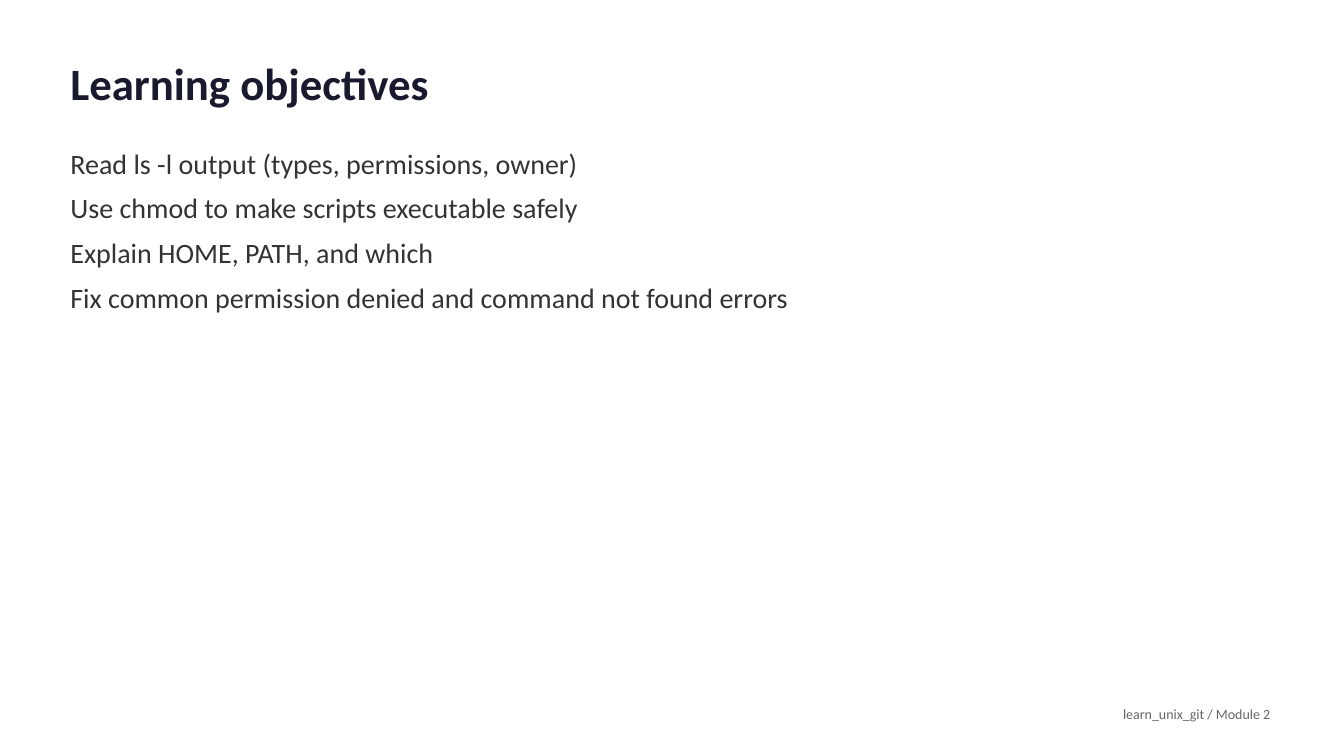
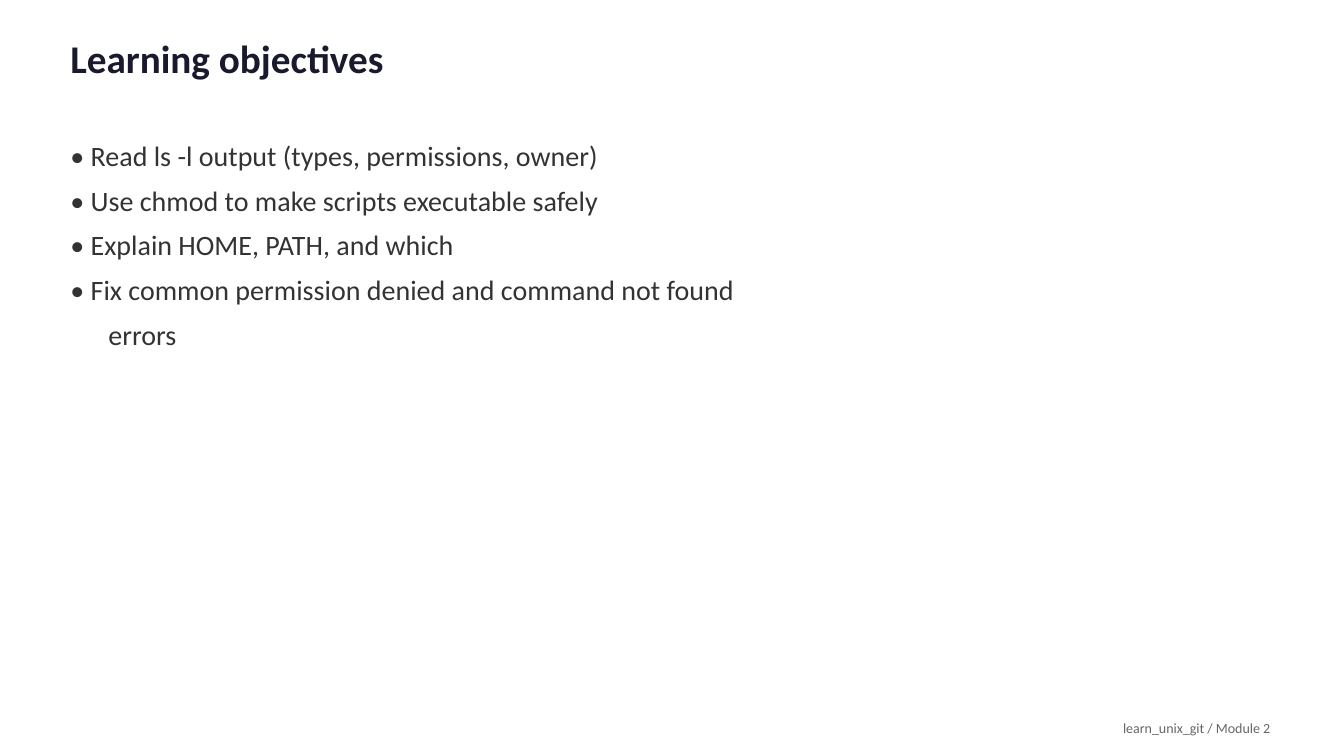
Before and after one commit to universal-verification-methodology/learn_unix_git, a slide deck: slide 2 of media/module2/slides.pptx. Drawn at 1344x756 pixels with LibreOffice and Linux fonts; fonts in the diff are those of the drawing. Boxes give left, top, right and bottom in pixels: in the first picture for what was removed or moved away, otherwise in the second. Text is boxed around its words. In the diff, an @@ line names an element or a change of style, - is before the commit and + after.

```diff
--- a/media/module2/slides.pptx
+++ b/media/module2/slides.pptx
@@ text "Learning objectives" at (70, 45, 384, 80): size 32 to 28 pt; line spacing 1 to 22pt @@
@@ text at (91, 145, 734, 345): text changed @@
-Read ls -l output (types, permissions, owner)
-Use chmod to make scripts executable safely
-Explain HOME, PATH, and which
-Fix common permission denied and command not found errors
+• Read ls -l output (types, permissions, owner)
+• Use chmod to make scripts executable safely
+• Explain HOME, PATH, and which
+• Fix common permission denied and command not found
+errors
@@ text "learn_unix_git / Module 2" at (1123, 723, 1270, 736): line spacing 1 to 22pt @@
```
Also in this commit, not shown: 13 other slides changed, 53 other files.
